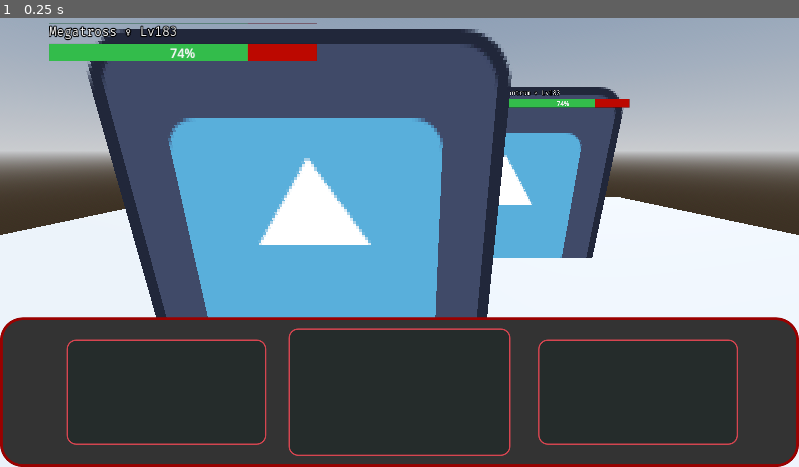
Above: before the commit, frame 1.
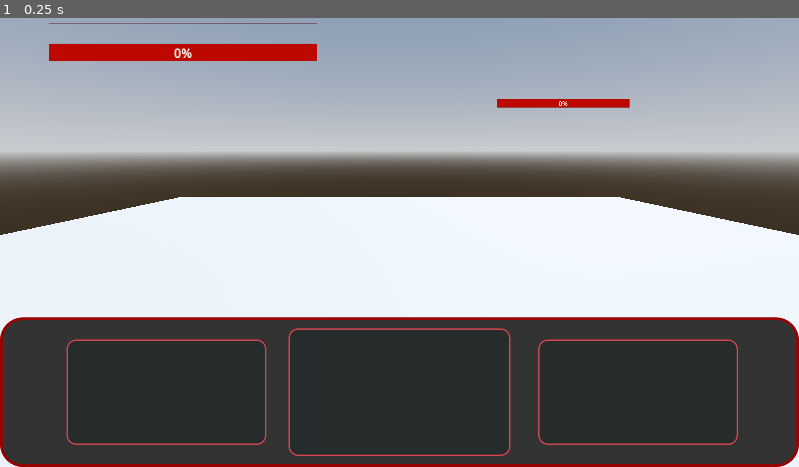
Above: after the commit, the same moment.

Repository: master172/ShowdownFrontend
Game: Godot game, scene res://src/main/world.tscn
Two runs of this game, one before a commit and one after it. Both use one fixed random seed, a clock stepped at 60 frames per second and the inputs below. The project has no main scene, so this scene is started directly. The engine's default icon, where the game draws it, is replaced by a stand-in: a white triangle on a blue panel in a dark square.
Inputs:
- Up to frame 1 (0.25 s): no input

The runs differ from the first frame. In frame 1, 35% of the frame differs, in the area x 6-79%, y 1-67%.

Commit message:
change sprite provider to showdown

Diff:
--- a/Tests/HttpRequest/HttpReq.tscn
+++ b/Tests/HttpRequest/HttpReq.tscn
@@ -9,3 +9,8 @@
 [node name="Sprite2D" type="Sprite2D" parent="."]
 texture = ExtResource("2_4mch4")
 centered = false
+
+[node name="Sprite2D2" type="Sprite2D" parent="."]
+position = Vector2(137, -3)
+texture = ExtResource("2_4mch4")
+centered = false
--- a/Tests/HttpRequest/http_req.gd
+++ b/Tests/HttpRequest/http_req.gd
@@ -1,31 +1,42 @@
 extends Node2D
 
 @onready var sprite_2d: Sprite2D = $Sprite2D
+@onready var sprite_2d_2: Sprite2D = $Sprite2D2
 
 func _ready():
 	var http_request :HTTPRequest = HTTPRequest.new()
 	add_child(http_request)
 	http_request.request_completed.connect(_on_request_completed)
-	var error :Error = http_request.request("https://pokeapi.co/api/v2/pokemon/gardevoir")
+	http_request.request_completed.connect(http_request.queue_free.unbind(4))
+	var error :Error = http_request.request("https://play.pokemonshowdown.com/sprites/gen5-back/gardevoirmega.png")
 	if error != OK:
 		push_error("An error occured during the Http request")
 
 func _on_request_completed(result: int, response_code: int, headers: PackedStringArray, body: PackedByteArray) -> void:
-	var json = JSON.new()
-	json.parse(body.get_string_from_utf8())
-
-	var response = json.get_data()
-
-	var front_url = response["sprites"]["front_default"]
-	var download_req :HTTPRequest = HTTPRequest.new()
-	add_child(download_req)
-	download_req.request_completed.connect(_on_download_completed)
-	var error:Error = download_req.request(front_url)
-
-	if error !=OK:
-		push_error("Something went wrong in downloading the front image")
+	if response_code == 200:
+		var Img = Image.new()
+		var error = Img.load_png_from_buffer(body)
+		if error != OK:
+			push_error("failed to load png from buffer")
+		else:
+			var tex:Texture = ImageTexture.create_from_image(Img)
+			sprite_2d_2.texture = tex
+	else:
+		push_error("wtd")
 
 
+func _on_download_completed_back(result: int, response_code: int, headers: PackedStringArray, body: PackedByteArray) -> void:
+
+	if response_code == 200:
+		var Img = Image.new()
+		var error = Img.load_png_from_buffer(body)
+		if error != OK:
+			push_error("failed to load png from buffer")
+		else:
+			var tex:Texture = ImageTexture.create_from_image(Img)
+			sprite_2d_2.texture = tex
+	else:
+		push_error("wtf")
 
 func _on_download_completed(result: int, response_code: int, headers: PackedStringArray, body: PackedByteArray) -> void:
 	if response_code == 200:
--- a/Ui/battle_input.gd
+++ b/Ui/battle_input.gd
@@ -95,6 +95,8 @@
 		return
 
 	if state == states.Switch:
+		if switch_strings.size() == 0:
+			return
 		option_strings = switch_strings
 		max_selected = switch_strings.size()
 		current_state = states.Switch
--- a/Ui/info_component.tscn
+++ b/Ui/info_component.tscn
@@ -29,10 +29,8 @@
 theme_override_colors/font_outline_color = Color(0, 0, 0, 1)
 theme_override_constants/outline_size = 5
 theme_override_fonts/font = ExtResource("1_wpmk0")
-text = "Tyrantrum ♀ Lv183"
 
 [node name="ProgressBar" type="ProgressBar" parent="VBoxContainer"]
 layout_mode = 2
 theme_override_styles/background = SubResource("StyleBoxFlat_5h15r")
 theme_override_styles/fill = SubResource("StyleBoxFlat_ynp52")
-value = 74.32
--- a/src/Helpers/name_verifier.gd
+++ b/src/Helpers/name_verifier.gd
@@ -4,6 +4,8 @@
 
 func _ready():
 	load_pokemon_names()
+	#await get_tree().create_timer(2).timeout
+	#find_best_match("landroustherian")
 
 func load_pokemon_names():
 	var http := HTTPRequest.new()
@@ -20,7 +22,33 @@
 	json.parse(body.get_string_from_utf8())
 	var data = json.get_data()
 	for entry in data["results"]:
-		pokemon_names.append(entry["name"])
+		pokemon_names.append(entry["name"].to_lower())
+
+func similarity_ratio(s1: String, s2: String) -> float:
+	s1 = s1.to_lower()
+	s2 = s2.to_lower()
+	var matches:int = 0
+	var len_sum:int = s1.length() + s2.length()
+
+	# Count matching characters in order (simple approximation)
+	var i:int = 0
+	var j:int = 0
+	while i < s1.length() and j < s2.length():
+		if s1[i] == s2[j]:
+			matches += 2  # each match counts twice for ratio
+			i += 1
+			j += 1
+		else:
+			# try to skip a character in the longer string
+			if s1.length() - i > s2.length() - j:
+				i += 1
+			else:
+				j += 1
+
+	if len_sum == 0:
+		return 1.0
+	return float(matches) / len_sum
+
 
 func levenshtein(s1: String, s2: String) -> int:
 	if s1.length() < s2.length():
@@ -48,8 +76,14 @@
 
 func find_best_match(input_str: String, string_list: Array = pokemon_names, threshold: float = 0.8) -> String:
 	print_debug("name verifier called")
+	input_str = input_str.to_lower()
 	var best_match: String = ""
 	var max_similarity: float = 0.0
+
+	for i:String in string_list:
+		if i.begins_with(input_str):
+			print_debug("prefix match found: "+i)
+			return i
 
 	for s in string_list:
 		var dist: int = levenshtein(input_str, s)
--- a/src/main/sprite_manager.gd
+++ b/src/main/sprite_manager.gd
@@ -10,65 +10,93 @@
 		if val != active_pokemon:
 			active_pokemon = val
 			if val != "":
-				get_sprite(active_sprite,val)
+				get_sprite(active_sprite,val,true)
 
 var opponent_pokemon:String = "":
 	set(val):
 		if val != opponent_pokemon:
 			opponent_pokemon = val
 			if val != "":
-				get_sprite(opponent_sprite,val)
+				get_sprite(opponent_sprite,val,false)
 
-func get_sprite(sprite:Sprite3D,val:String)->void:
+func get_sprite(sprite:Sprite3D,val:String,back:bool=false)->void:
 	var http_request:HTTPRequest = HTTPRequest.new()
+	#var match_name = name_verifier.find_best_match(val)
+	var showdown_name = val.to_lower().replace(" ","-").replace("_","-")
+	var url = "https://play.pokemonshowdown.com/sprites/gen5/"+showdown_name +".png" if back == false else "https://play.pokemonshowdown.com/sprites/gen5-back/"+showdown_name +".png"
 	http_request.request_completed.connect(_on_request_completed.bind(sprite,val))
 	http_request.request_completed.connect(http_request.queue_free.unbind(4))
 	add_child(http_request)
-	var error :Error = http_request.request("https://pokeapi.co/api/v2/pokemon/"+val)
+	var error :Error = http_request.request(url)
 	if error != OK:
 		push_error("An error occured during the Http request")
 
-
 func _on_request_completed(result: int, response_code: int, headers: PackedStringArray, body: PackedByteArray,sprite:Sprite3D,val:String)->void:
-	var json = JSON.new()
-	json.parse(body.get_string_from_utf8())
-	var parse_err = json.parse(body.get_string_from_utf8())
-
-
-	if response_code != 200 or parse_err != OK:
-			var mat = name_verifier.find_best_match(val)
-			push_warning("Fuzzy matched:", val, "->", mat)
-			if mat != "":
-				get_sprite(sprite, mat)
-			return
-
-	var response = json.get_data()
-	var front_url = response["sprites"]["back_default"] if sprite == self.active_sprite else response["sprites"]["front_default"]
-
-
-	var download_request:HTTPRequest = HTTPRequest.new()
-
-	download_request.request_completed.connect(_on_download_completed.bind(sprite))
-	download_request.request_completed.connect(download_request.queue_free.unbind(4))
-
-	add_child(download_request)
-	var error:Error = download_request.request(front_url)
-
-	if error !=OK:
-		push_error("Something went wrong in downloading the front image")
-
-
-
-func _on_download_completed(result: int, response_code: int, headers: PackedStringArray, body: PackedByteArray,sprite:Sprite3D)->void:
 	if response_code == 200:
 		var Img = Image.new()
 		var error = Img.load_png_from_buffer(body)
 		if error != OK:
 			push_error("failed to load png from buffer")
-
 		else:
 			var tex:Texture = ImageTexture.create_from_image(Img)
 			sprite.texture = tex
+	else:
+		var mat = name_verifier.find_best_match(val)
+		push_warning("Fuzzy matched:", val, "->", mat)
+		if mat != "":
+			get_sprite(sprite, mat)
+		return
+
+#func get_sprite(sprite:Sprite3D,val:String)->void:
+	#var http_request:HTTPRequest = HTTPRequest.new()
+	#http_request.request_completed.connect(_on_request_completed.bind(sprite,val))
+	#http_request.request_completed.connect(http_request.queue_free.unbind(4))
+	#add_child(http_request)
+	#var error :Error = http_request.request("https://pokeapi.co/api/v2/pokemon/"+val)
+	#if error != OK:
+		#push_error("An error occured during the Http request")
+#
+#
+#func _on_request_completed(result: int, response_code: int, headers: PackedStringArray, body: PackedByteArray,sprite:Sprite3D,val:String)->void:
+	#var json = JSON.new()
+	#json.parse(body.get_string_from_utf8())
+	#var parse_err = json.parse(body.get_string_from_utf8())
+	#
+	#
+	#if response_code != 200 or parse_err != OK:
+			#var mat = name_verifier.find_best_match(val)
+			#push_warning("Fuzzy matched:", val, "->", mat)
+			#if mat != "":
+				#get_sprite(sprite, mat)
+			#return
+	#
+	#var response = json.get_data()
+	#var front_url = response["sprites"]["back_default"] if sprite == self.active_sprite else response["sprites"]["front_default"]
+	#
+	#
+	#var download_request:HTTPRequest = HTTPRequest.new()
+	#
+	#download_request.request_completed.connect(_on_download_completed.bind(sprite))
+	#download_request.request_completed.connect(download_request.queue_free.unbind(4))
+	#
+	#add_child(download_request)
+	#var error:Error = download_request.request(front_url)
+	#
+	#if error !=OK:
+		#push_error("Something went wrong in downloading the front image")
+	#
+	#
+#
+#func _on_download_completed(result: int, response_code: int, headers: PackedStringArray, body: PackedByteArray,sprite:Sprite3D)->void:
+	#if response_code == 200:
+		#var Img = Image.new()
+		#var error = Img.load_png_from_buffer(body)
+		#if error != OK:
+			#push_error("failed to load png from buffer")
+#
+		#else:
+			#var tex:Texture = ImageTexture.create_from_image(Img)
+			#sprite.texture = tex
 
 
 
--- /dev/null
+++ b/src/main/sprite_manager.tscn
@@ -0,0 +1,9 @@
+[gd_scene load_steps=3 format=3 uid="uid://tl7nfb3h82e6"]
+
+[ext_resource type="Script" uid="uid://bfq6ljn535845" path="res://src/main/sprite_manager.gd" id="1_epyf1"]
+[ext_resource type="PackedScene" uid="uid://r004dipxc6aj" path="res://src/Helpers/name_verifier.tscn" id="2_268kk"]
+
+[node name="SpriteManager" type="Node"]
+script = ExtResource("1_epyf1")
+
+[node name="NameVerifier" parent="." instance=ExtResource("2_268kk")]
--- a/src/main/world.tscn
+++ b/src/main/world.tscn
@@ -1,10 +1,8 @@
-[gd_scene load_steps=21 format=3 uid="uid://cujy13261ccpv"]
+[gd_scene load_steps=19 format=3 uid="uid://cujy13261ccpv"]
 
 [ext_resource type="Script" uid="uid://b70bw2ggvhfny" path="res://src/main/world.gd" id="1_8k0rt"]
-[ext_resource type="Script" uid="uid://bfq6ljn535845" path="res://src/main/sprite_manager.gd" id="1_edsbj"]
 [ext_resource type="PackedScene" uid="uid://bjavfnjeecqd8" path="res://Tests/Websockets_connections/web_sockets_connection.tscn" id="1_vk6v0"]
-[ext_resource type="PackedScene" uid="uid://r004dipxc6aj" path="res://src/Helpers/name_verifier.tscn" id="2_bw0dq"]
-[ext_resource type="Texture2D" uid="uid://dyemk6ynyy6vb" path="res://icon.svg" id="2_l0o3j"]
+[ext_resource type="PackedScene" uid="uid://tl7nfb3h82e6" path="res://src/main/sprite_manager.tscn" id="2_8k0rt"]
 [ext_resource type="PackedScene" uid="uid://bcawya513aljn" path="res://Ui/info_component.tscn" id="4_5h15r"]
 [ext_resource type="Script" uid="uid://b4aavjevisb26" path="res://src/main/active_sprite.gd" id="4_ynp52"]
 [ext_resource type="Script" uid="uid://xwpstmo8nsk7" path="res://src/main/opponent_sprite.gd" id="6_2r54a"]
@@ -148,12 +146,9 @@
 [node name="World" type="Node3D"]
 script = ExtResource("1_8k0rt")
 
-[node name="SpriteManager" type="Node" parent="." node_paths=PackedStringArray("active_sprite", "opponent_sprite")]
-script = ExtResource("1_edsbj")
+[node name="SpriteManager" parent="." node_paths=PackedStringArray("active_sprite", "opponent_sprite") instance=ExtResource("2_8k0rt")]
 active_sprite = NodePath("../ActivePokemon/ActiveSprite")
 opponent_sprite = NodePath("../OppoentPokemon/OpponentSprite")
-
-[node name="NameVerifier" parent="SpriteManager" instance=ExtResource("2_bw0dq")]
 
 [node name="DirectionalLight3D" type="DirectionalLight3D" parent="."]
 transform = Transform3D(-0.866023, -0.433016, 0.250001, 0, 0.499998, 0.866027, -0.500003, 0.749999, -0.43301, 0, 0, 0)
@@ -180,7 +175,6 @@
 [node name="ActiveSprite" type="Sprite3D" parent="ActivePokemon"]
 transform = Transform3D(15, 0, 0, 0, 15, 0, 0, 0, 15, -4.51726, 6.04805, 1.98003)
 texture_filter = 0
-texture = ExtResource("2_l0o3j")
 script = ExtResource("4_ynp52")
 
 [node name="SubViewport" type="SubViewport" parent="ActivePokemon/ActiveSprite"]
@@ -188,9 +182,6 @@
 size = Vector2i(344, 48)
 
 [node name="InfoComponent" parent="ActivePokemon/ActiveSprite/SubViewport" instance=ExtResource("4_5h15r")]
-
-[node name="Label" parent="ActivePokemon/ActiveSprite/SubViewport/InfoComponent/VBoxContainer" index="0"]
-text = "Megatross ♀ Lv183"
 
 [node name="UiRender" type="Sprite3D" parent="ActivePokemon"]
 transform = Transform3D(3, 0, 0, 0, 3, 0, 0, 0, 3, -8.2281, 14.541, 3.91769)
@@ -205,7 +196,6 @@
 [node name="OpponentSprite" type="Sprite3D" parent="OppoentPokemon"]
 transform = Transform3D(15, 0, 0, 0, 15, 0, 0, 0, 15, 9.32656, 6.04805, -10.0721)
 texture_filter = 0
-texture = ExtResource("2_l0o3j")
 script = ExtResource("6_2r54a")
 
 [node name="SubViewport" type="SubViewport" parent="OppoentPokemon/OpponentSprite"]
@@ -245,6 +235,3 @@
 [connection signal="update_info_active" from="web_sockets_connection" to="SpriteManager" method="_on_web_sockets_connection_update_info_active"]
 [connection signal="update_info_opponent" from="web_sockets_connection" to="SpriteManager" method="_on_web_sockets_connection_update_info_opponent"]
 [connection signal="update_sprites" from="web_sockets_connection" to="SpriteManager" method="_on_web_sockets_connection_update_sprites"]
-
-[editable path="ActivePokemon/ActiveSprite/SubViewport/InfoComponent"]
-[editable path="OppoentPokemon/OpponentSprite/SubViewport/InfoComponent"]
